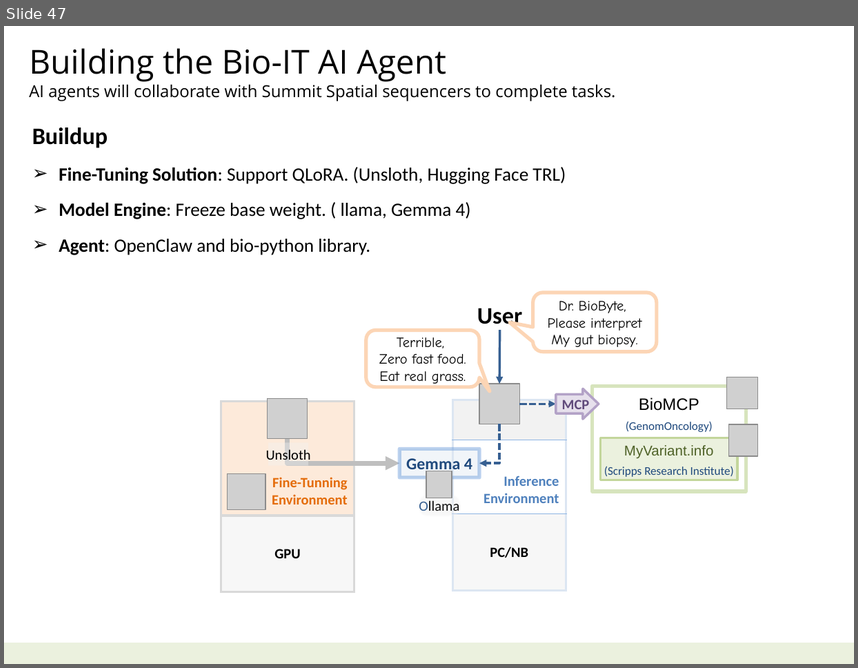
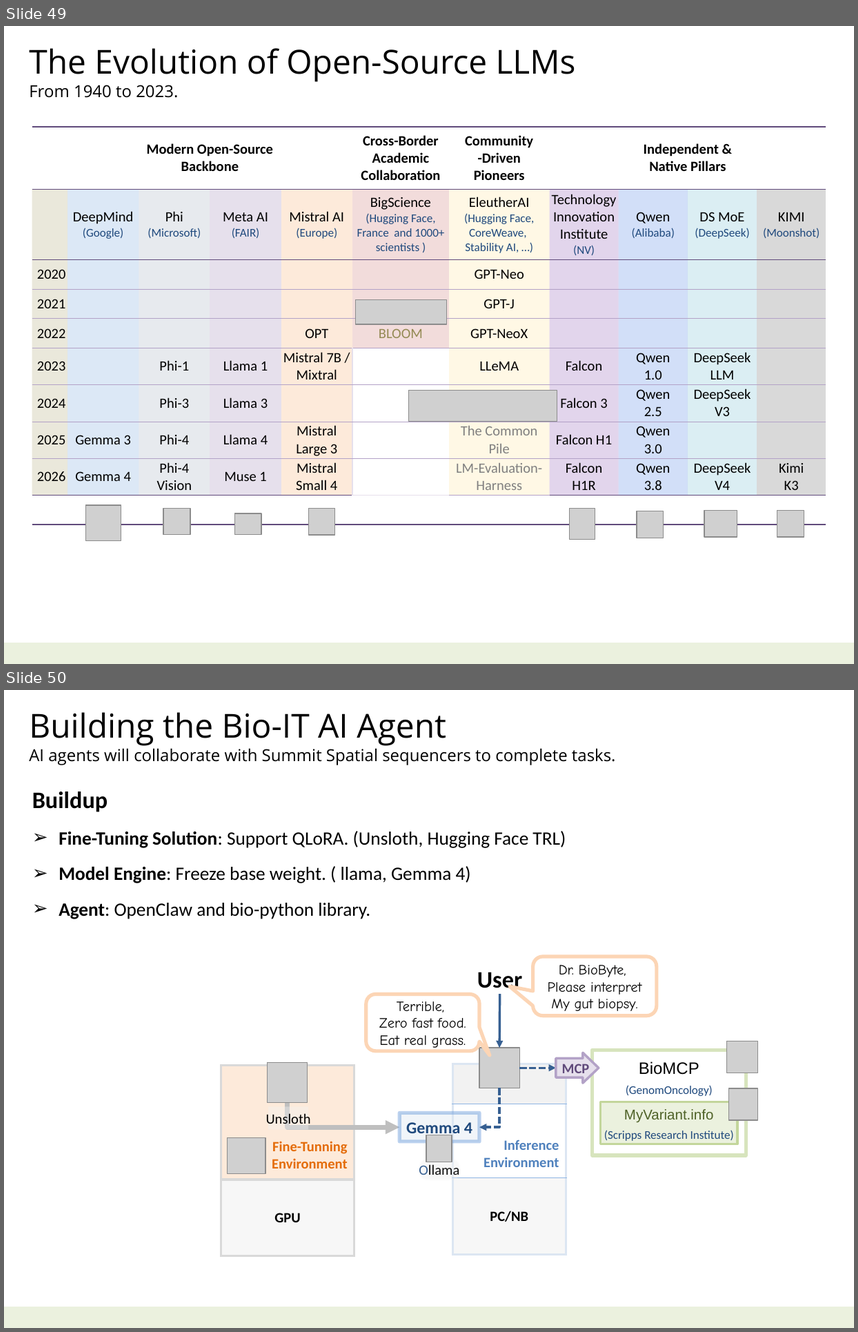
Before and after one commit to navibator/crazy-ai, a slide deck: ai.pptx. Shown one above the other, each under a label of ours: slide 47 before the commit, slides 49 and 50 after it. The pictures are 858x668 and 858x1332 pixels, drawn with LibreOffice and Linux fonts; fonts in the diff are those of the drawing; grey boxes stand for pictures. Boxes give left, top, right and bottom in pixels: in the first picture for what was removed or moved away, otherwise in the second. Text is boxed around its words. In the diff, an @@ line names an element or a change of style, - is before the commit and + after.

Commit message:
open-source

```diff
--- a/ai.pptx
+++ b/ai.pptx
@@ slide 49 added at [4,26,854,664], background #FFFFFF; not listed: 1 template element that a slide beside it also shows @@
@@ text added at [29,48,576,98], 28 pt, text #000000 @@
+The Evolution of Open-Source LLMs
+From 1940 to 2023.
@@ table added at [32,127,826,525], 10 rows, 11 columns @@
+ | Modern Open-Source / Backbone |  |  |  | Cross-Border Academic Collaboration | Community / -Driven / Pioneers | Independent & / Native Pillars |  |  | 
+ | DeepMind / (Google) | Phi (Microsoft) | Meta AI / (FAIR) | Mistral AI / (Europe) | BigScience / (Hugging Face, France and 1000+ scientists ) | EleutherAI / (Hugging Face, CoreWeave, / Stability AI, …) | Technology Innovation / Institute (NV) | Qwen / (Alibaba) | DS MoE / (DeepSeek) | KIMI / (Moonshot)
+2020 |  |  |  |  |  | GPT-Neo |  |  |  | 
+2021 |  |  |  |  |  | GPT-J |  |  |  | 
+2022 |  |  |  | OPT | BLOOM | GPT-NeoX |  |  |  | 
+2023 |  | Phi-1 | Llama 1 | Mistral 7B / / Mixtral |  | LLeMA | Falcon | Qwen / 1.0 | DeepSeek / LLM | 
+2024 |  | Phi-3 | Llama 3 |  |  |  | Falcon 3 | Qwen / 2.5 | DeepSeek / V3 | 
+2025 | Gemma 3 | Phi-4 | Llama 4 | Mistral / Large 3 |  | The Common Pile | Falcon H1 | Qwen / 3.0 |  | 
+2026 | Gemma 4 | Phi-4 / Vision | Muse 1 | Mistral / Small 4 |  | LM-Evaluation-Harness | Falcon / H1R | Qwen / 3.8 | DeepSeek / V4 | Kimi / K3
+ |  |  |  |  |  |  |  |  |  | 
@@ picture added at [355,300,446,324] @@
@@ picture added at [408,390,557,421] @@
@@ picture added at [85,505,121,540] @@
@@ picture added at [164,508,191,535] @@
@@ picture added at [235,513,261,535] @@
@@ picture added at [308,508,335,535] @@
@@ picture added at [569,508,595,539] @@
@@ picture added at [637,510,663,537] @@
@@ picture added at [704,510,737,537] @@
@@ picture added at [777,510,804,537] @@
@@ what was slide 47 is now slide 50 @@
```
Also in this commit, not shown: 2 slides changed, 3 other slides added, 1 slide removed.
